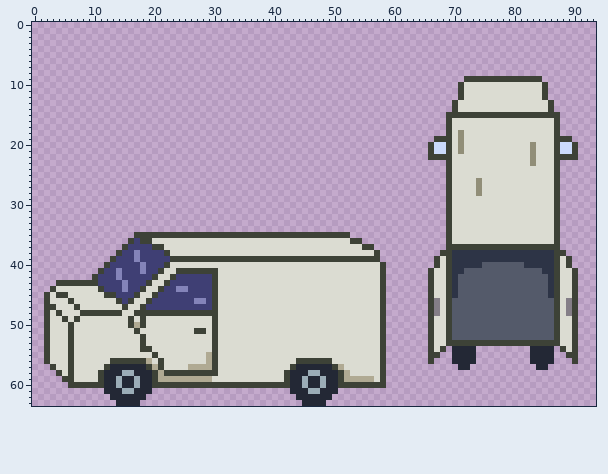
File history of a pixel-art file, Assets/Sprites/_WORKING/vans_2.aseprite. This is how it looked before the edit.
94x64 pixels, 1 frame.
And afterwards:
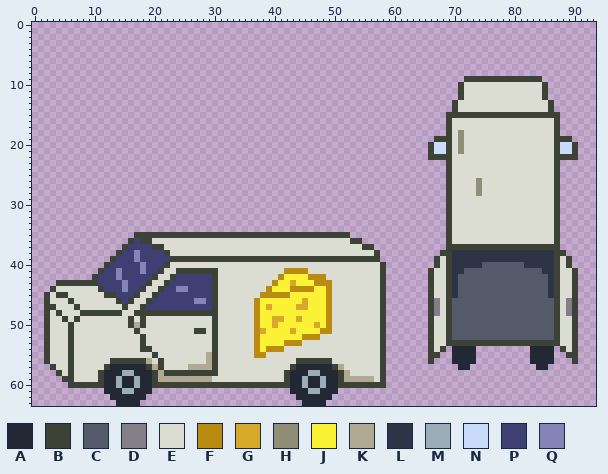
Palette (. is transparent): A #232835  B #3d4237  C #545a6a  D #847e87  E #dbdcd2  F #b98b11  G #d7a829  H #918e78  J #fbf236  K #b0aa93  L #2d3446  M #9badb7  N #cbdbfc  P #3f3f74  Q #8484b9
The edit:
{"change": "layer \"Left/Layer 6\" added"}
{"where": "layers \"Layer 5\", \"Left/Layer 6\""}
{"y":20,"x":83,"old":"H","new":"E"}
{"y":21,"x":83,"old":"H","new":"E"}
{"y":22,"x":83,"old":"H","new":"E"}
{"y":23,"x":83,"old":"H","new":"E"}
{"y":41,"x":42,"old":"EEEE","new":"FFFF"}
{"y":42,"x":41,"old":"EEEEEEEE","new":"FJJJJFFF"}
{"y":43,"x":40,"old":"EEEEEEEEEE","new":"FJJGJJJFFF"}
{"y":44,"x":39,"old":"EEEEEEEEEEE","new":"FJJJFFFFJJF"}
{"y":45,"x":38,"old":"EEEEEEEEEEEE","new":"FFFFFJJJJJJF"}
{"y":46,"x":37,"old":"EEEEEEEEEEEEE","new":"FJJJJJJJGJJJF"}
{"y":47,"x":37,"old":"EEEEEEEEEEEEE","new":"FJGJJJJGGJJJF"}
{"y":48,"x":37,"old":"EEEEEEEEEEEEE","new":"FJJJJJJJJJJJF"}
{"y":49,"x":37,"old":"EEEEEEEEEEEEE","new":"FJJGGJJGJJJJF"}
{"y":50,"x":37,"old":"EEEEEEEEEEEEE","new":"FJJGJJJJJJGJF"}
{"y":51,"x":37,"old":"EEEEEEEEEEEEE","new":"FGJJJJGJJJJFF"}
{"y":52,"x":37,"old":"EEEEEEEEEEE","new":"FJJJJJJJFFF"}
{"y":53,"x":37,"old":"EEEEEEEE","new":"FJJJJFFF"}
{"y":54,"x":37,"old":"EEEEE","new":"FJFFF"}
{"y":55,"x":37,"old":"EE","new":"FF"}
{"label":"changed","picture_box":[530,142,536,166]}
{"label":"changed","picture_box":[254,268,332,358]}
